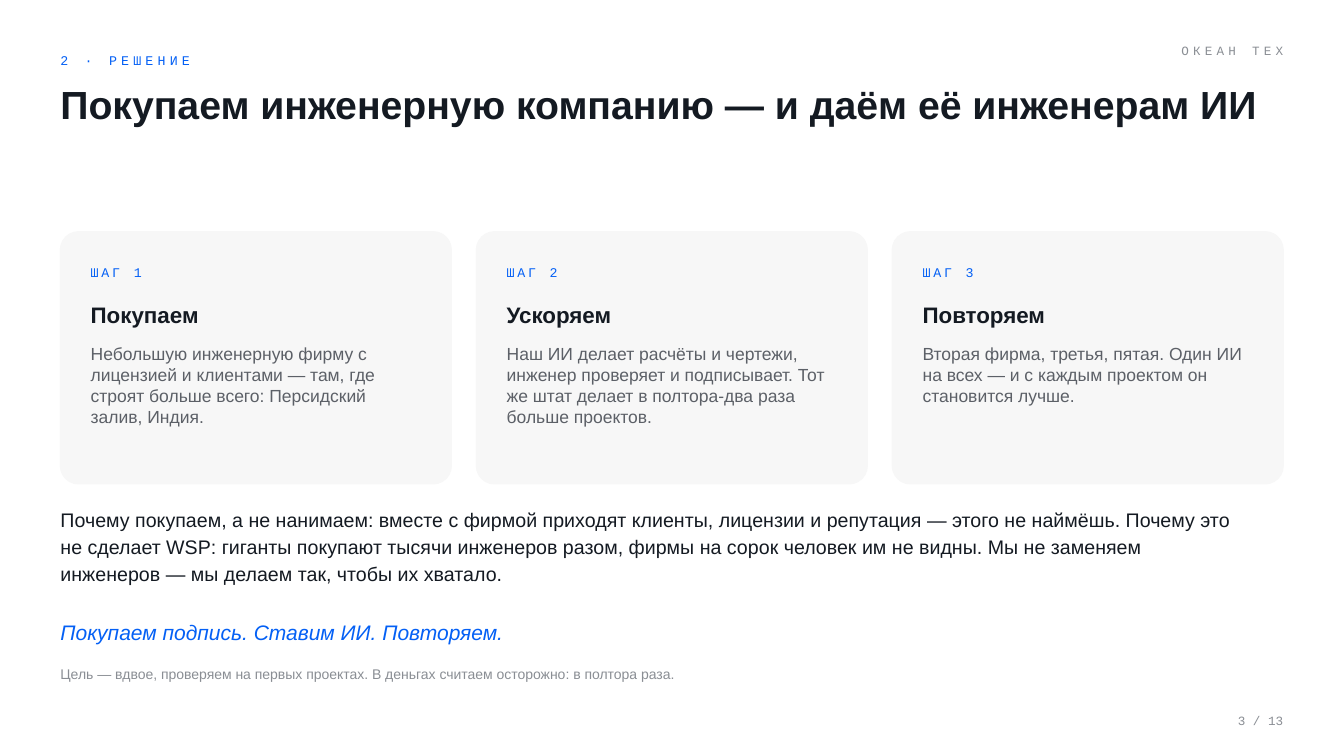
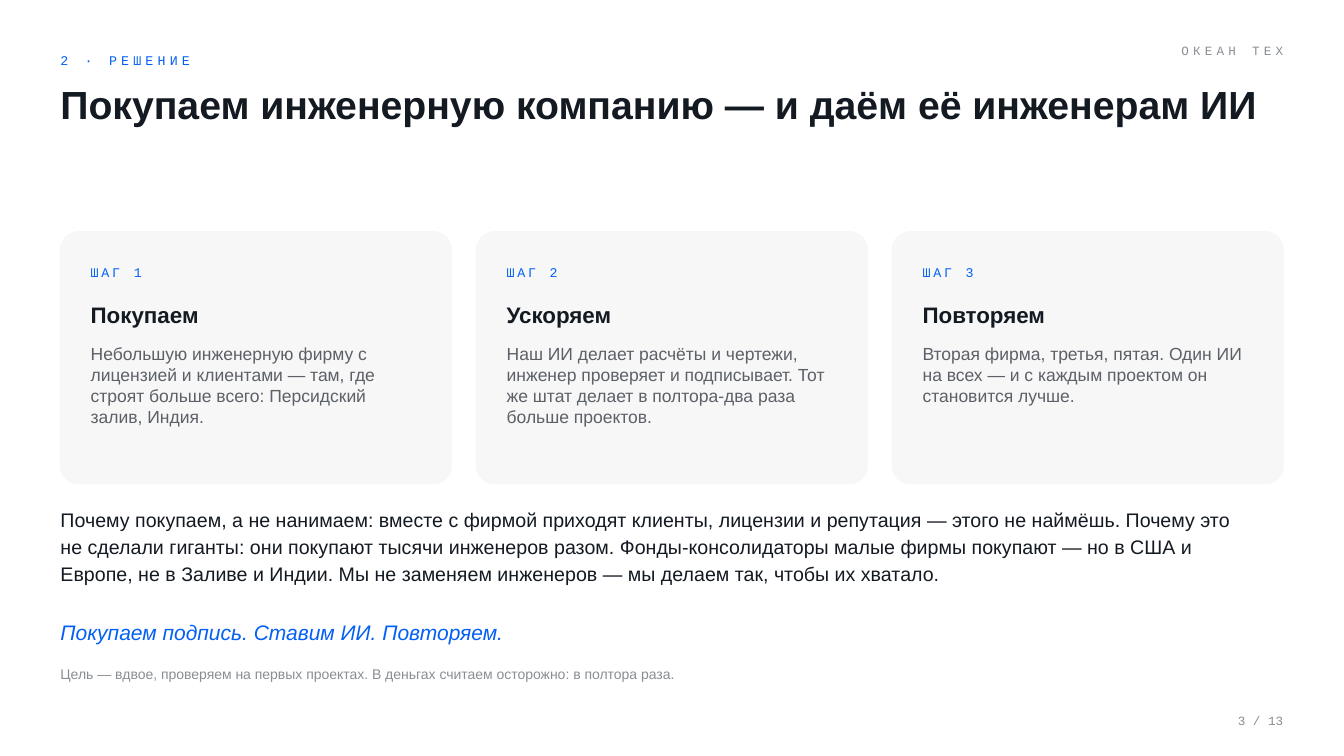
Before and after one commit to komoroshin/research, a slide deck: slide 3 of ai-case-library/research/ventures/grid-plain-deck.pptx. Drawn at 1344x756 pixels with LibreOffice and Linux fonts; fonts in the diff are those of the drawing. Boxes give left, top, right and bottom in pixels: in the first picture for what was removed or moved away, otherwise in the second. Text is boxed around its words. In the diff, an @@ line names an element or a change of style, - is before the commit and + after.

```diff
--- a/ai-case-library/research/ventures/grid-plain-deck.pptx
+++ b/ai-case-library/research/ventures/grid-plain-deck.pptx
@@ text at bbox=[60, 512, 1229, 585]: text changed @@
-Почему покупаем, а не нанимаем: вместе с фирмой приходят клиенты, лицензии и репутация — этого не наймёшь. Почему это не сделает WSP: гиганты покупают тысячи инженеров разом, фирмы на сорок человек им не видны. Мы не заменяем инженеров — мы делаем так, чтобы их хватало.
+Почему покупаем, а не нанимаем: вместе с фирмой приходят клиенты, лицензии и репутация — этого не наймёшь. Почему это не сделали гиганты: они покупают тысячи инженеров разом. Фонды-консолидаторы малые фирмы покупают — но в США и Европе, не в Заливе и Индии. Мы не заменяем инженеров — мы делаем так, чтобы их хватало.
```
Also in this commit, not shown: 5 other slides changed, 48 other files.
